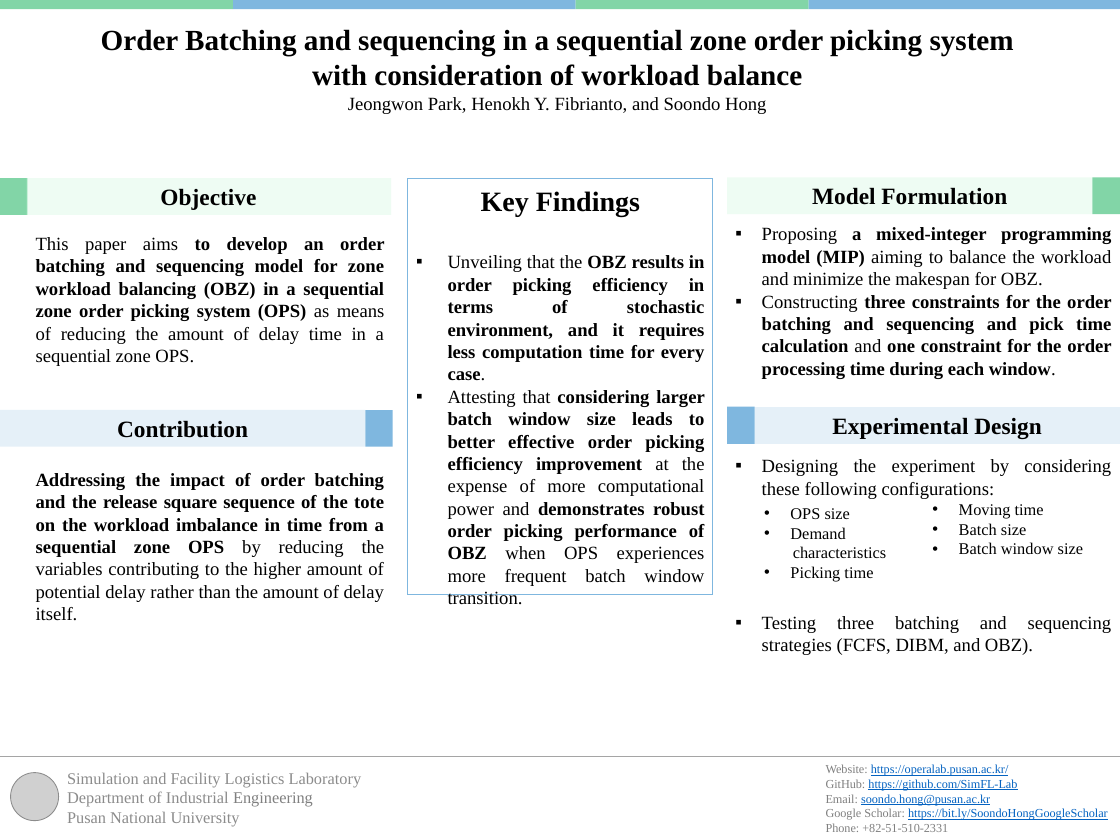
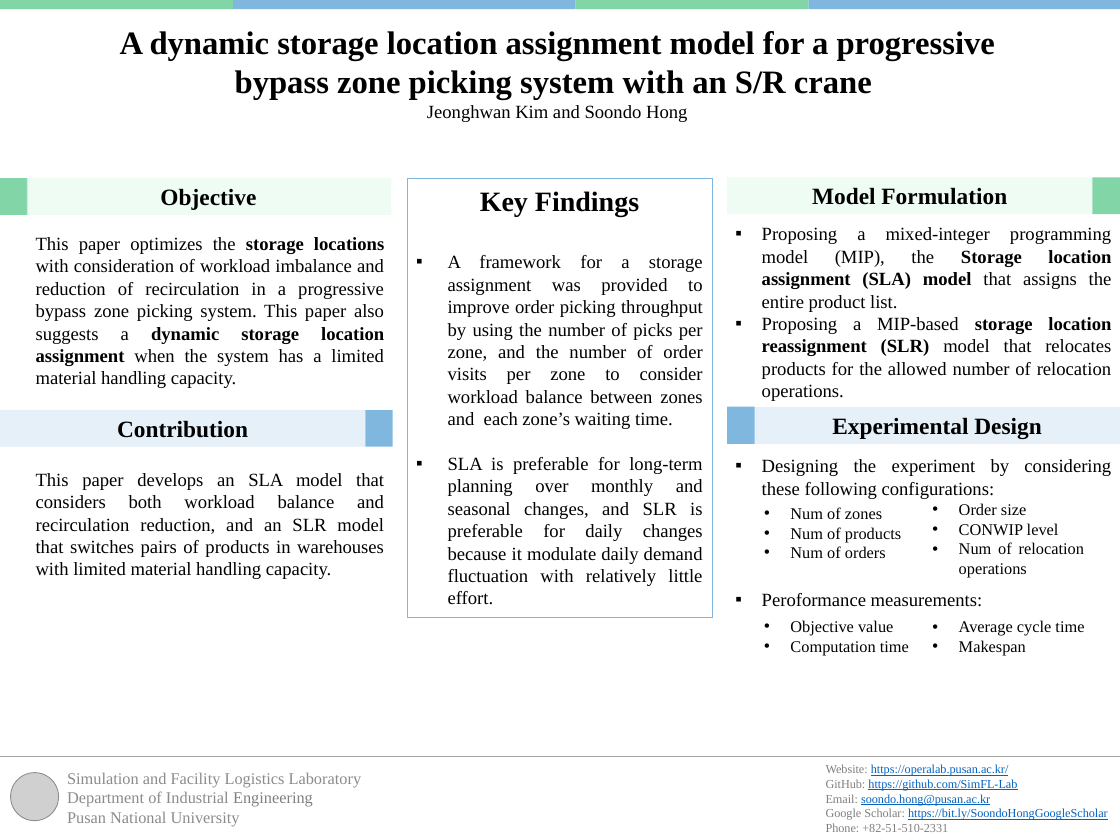
Before and after one commit to SimFL-Lab/SimFL-Lab.github.io, a slide deck: slide 1 of assets/files/Paper summary template for website.pptx. Drawn at 1120x840 pixels with LibreOffice and Linux fonts; fonts in the diff are those of the drawing; grey boxes stand for pictures. Boxes give left, top, right and bottom in pixels: in the first picture for what was removed or moved away, otherwise in the second. Text is boxed around its words. In the diff, an @@ line names an element or a change of style, - is before the commit and + after.

```diff
--- a/assets/files/Paper summary template for website.pptx
+++ b/assets/files/Paper summary template for website.pptx
@@ text at (120, 31, 995, 122): text changed; size 25 to 28 pt @@
-Order Batching and sequencing in a sequential zone order picking system with consideration of workload balance
-Jeongwon Park, Henokh Y. Fibrianto, and Soondo Hong
+A dynamic storage location assignment model for a progressive bypass zone picking system with an S/R crane
+Jeonghwan Kim and Soondo Hong
@@ rectangle "Key Findings": place and size @@
-rectangle "Key Findings" at (408, 179, 713, 595)
+rectangle "Key Findings" at (408, 179, 713, 618)
@@ text at (36, 237, 384, 388): text changed; bold off @@
-This paper aims to develop an order batching and sequencing model for zone workload balancing (OBZ) in a sequential zone order picking system (OPS) as means of reducing the amount of delay time in a sequential zone OPS.
+This paper optimizes the storage locations with consideration of workload imbalance and reduction of recirculation in a progressive bypass zone picking system. This paper also suggests a dynamic storage location assignment when the system has a limited material handling capacity.
@@ text at (762, 227, 1112, 401): text changed; bold off @@
-▪ Proposing a mixed-integer programming model (MIP) aiming to balance the workload and minimize the makespan for OBZ.
-▪ Constructing three constraints for the order batching and sequencing and pick time calculation and one constraint for the order processing time during each window.
+▪ Proposing a mixed-integer programming model (MIP), the Storage location assignment (SLA) model that assigns the entire product list.
+▪ Proposing a MIP-based storage location reassignment (SLR) model that relocates products for the allowed number of relocation operations.
@@ text in rectangle at (448, 255, 703, 605): text changed; bold off @@
-▪ Unveiling that the OBZ results in order picking efficiency in terms of stochastic environment, and it requires less computation time for every case.
-▪ Attesting that considering larger batch window size leads to better effective order picking efficiency improvement at the expense of more computational power and demonstrates robust order picking performance of OBZ when OPS experiences more frequent batch window transition.
+▪ A framework for a storage assignment was provided to improve order picking throughput by using the number of picks per zone, and the number of order visits per zone to consider workload balance between zones and each zone’s waiting time.
+▪ SLA is preferable for long-term planning over monthly and seasonal changes, and SLR is preferable for daily changes because it modulate daily demand fluctuation with relatively little effort.
@@ text at (36, 473, 384, 579): text changed; bold off @@
-Addressing the impact of order batching and the release square sequence of the tote on the workload imbalance in time from a sequential zone OPS by reducing the variables contributing to the higher amount of potential delay rather than the amount of delay itself.
+This paper develops an SLA model that considers both workload balance and recirculation reduction, and an SLR model that switches pairs of products in warehouses with limited material handling capacity.
@@ text at (790, 507, 901, 558): text changed @@
-• OPS size
-• Demand
-characteristics
-• Picking time
+• Num of zones
+• Num of products
+• Num of orders
@@ text at (959, 503, 1084, 578): text changed @@
-• Moving time
-• Batch size
-• Batch window size
+• Order size
+• CONWIP level
+• Num of relocation operations
@@ text at (762, 593, 983, 607): text changed @@
-▪ Testing three batching and sequencing strategies (FCFS, DIBM, and OBZ).
+▪ Peroformance measurements:
@@ text added at (790, 620, 909, 656), 14 pt, text #000000 @@
+• Objective value
+• Computation time
@@ text added at (959, 620, 1084, 656), 14 pt, text #000000 @@
+• Average cycle time
+• Makespan
```
Also in this commit, not shown: 9 other files.
